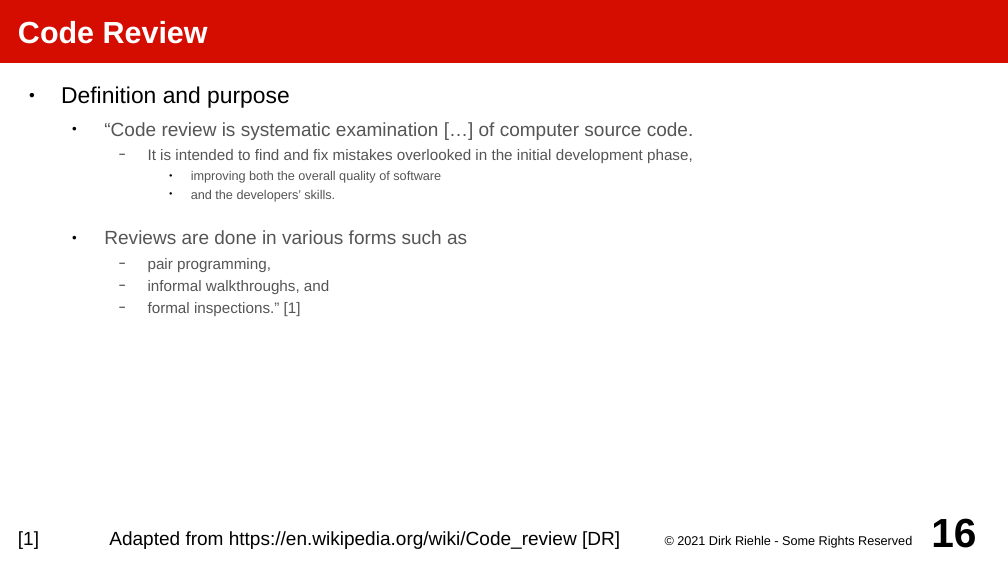
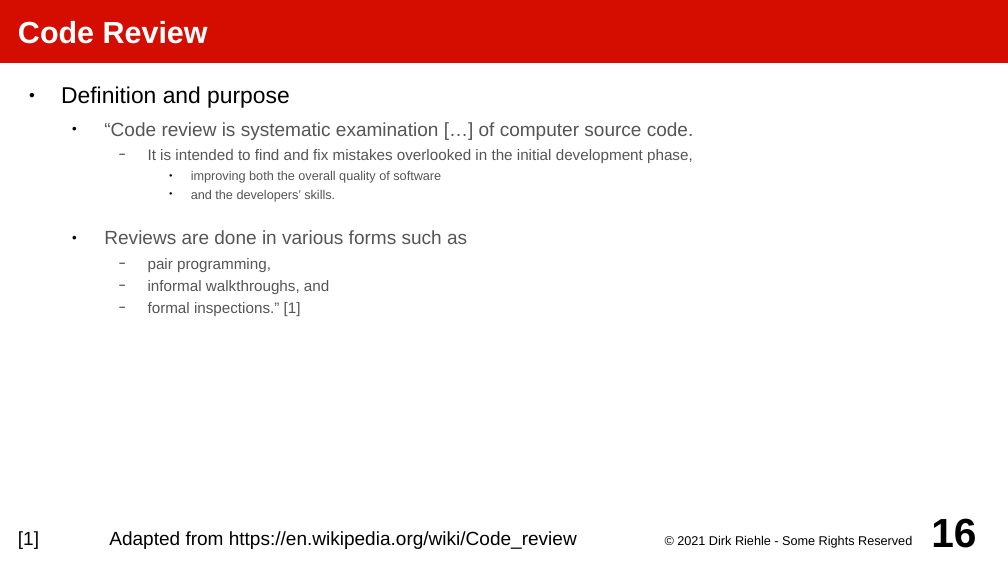
Before and after one commit to dirkriehle/amos-course, a slide deck: slide 16 of Lecture slides/AMOS F01 - Quality Assurance.odp. Drawn at 1008x567 pixels with LibreOffice and Linux fonts; fonts in the diff are those of the drawing. Boxes give left, top, right and bottom in pixels: in the first picture for what was removed or moved away, otherwise in the second. Text is boxed around its words. In the diff, an @@ line names an element or a change of style, - is before the commit and + after.

```diff
--- a/Lecture slides/AMOS F01 - Quality Assurance.odp
+++ b/Lecture slides/AMOS F01 - Quality Assurance.odp
@@ text at (18,531,577,549): text changed @@
-[1] Adapted from https://en.wikipedia.org/wiki/Code_review [DR]
+[1] Adapted from https://en.wikipedia.org/wiki/Code_review
```
Also in this commit, not shown: 1 other slide changed, 25 other files.
